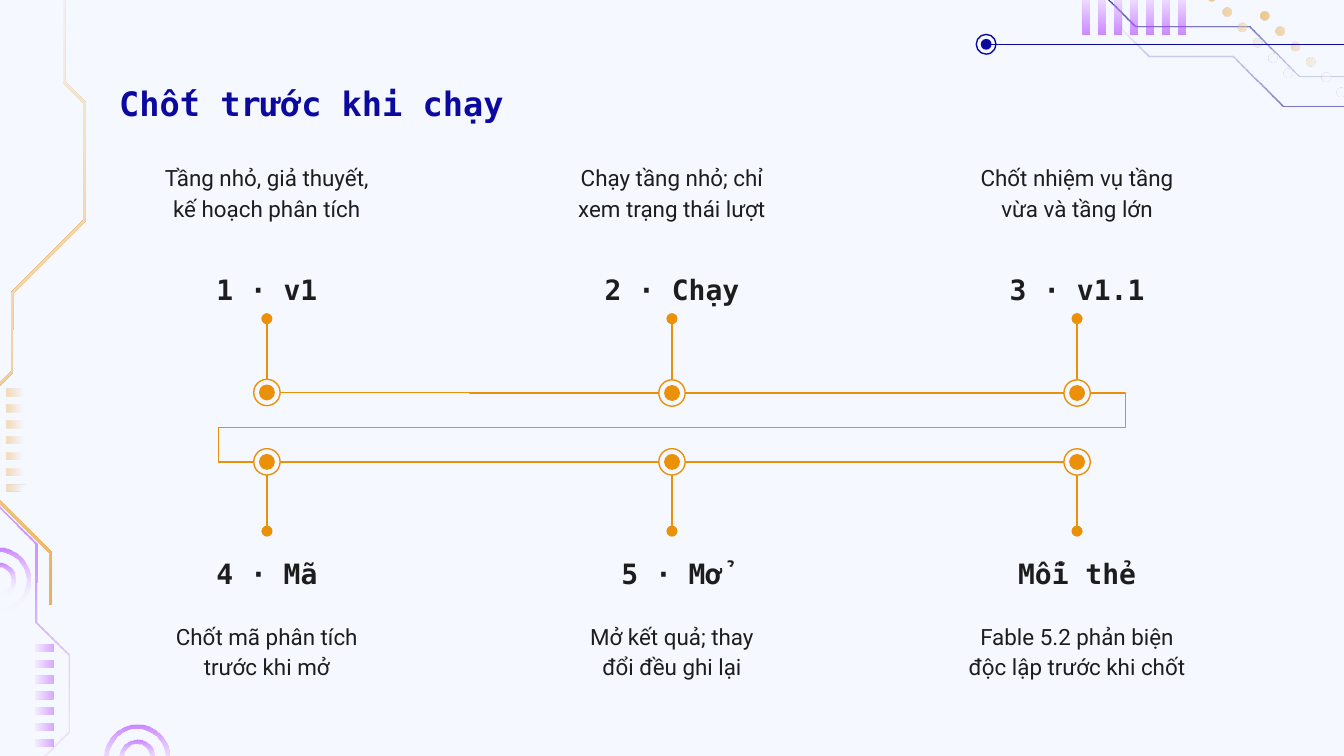
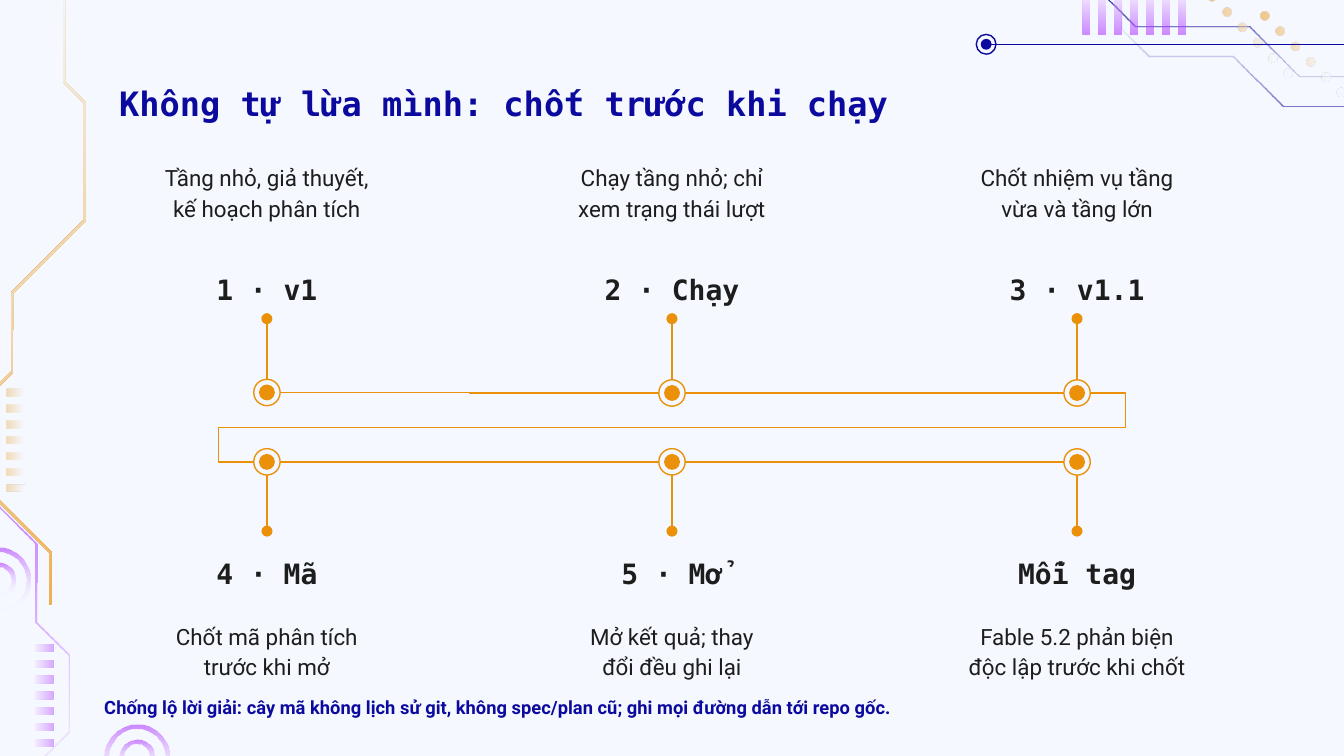
Before and after one commit to doanan293/vipharmind-ai-sdlc-study, a slide deck: slide 9 of docs/presentation/vipharmind-slides.pptx (slide 10 before the commit). Drawn at 1344x756 pixels with LibreOffice and Linux fonts; fonts in the diff are those of the drawing; background and template pictures are left out. Boxes give left, top, right and bottom in pixels: in the first picture for what was removed or moved away, otherwise in the second. Text is boxed around its words. In the diff, an @@ line names an element or a change of style, - is before the commit and + after.

```diff
--- a/docs/presentation/vipharmind-slides.pptx
+++ b/docs/presentation/vipharmind-slides.pptx
@@ text at [119, 88, 888, 123]: text changed @@
-Chốt trước khi chạy
+Không tự lừa mình: chốt trước khi chạy
@@ text at [1085, 564, 1136, 590]: text changed @@
-Mỗi thẻ
+Mỗi tag
@@ text added at [104, 699, 891, 718], 9.8 pt, text #0C0A9E, bold @@
+Chống lộ lời giải: cây mã không lịch sử git, không spec/plan cũ; ghi mọi đường dẫn tới repo gốc.
```
Also in this commit, not shown: 7 other slides changed, 4 slides added, 3 slides removed, 3 other files.
